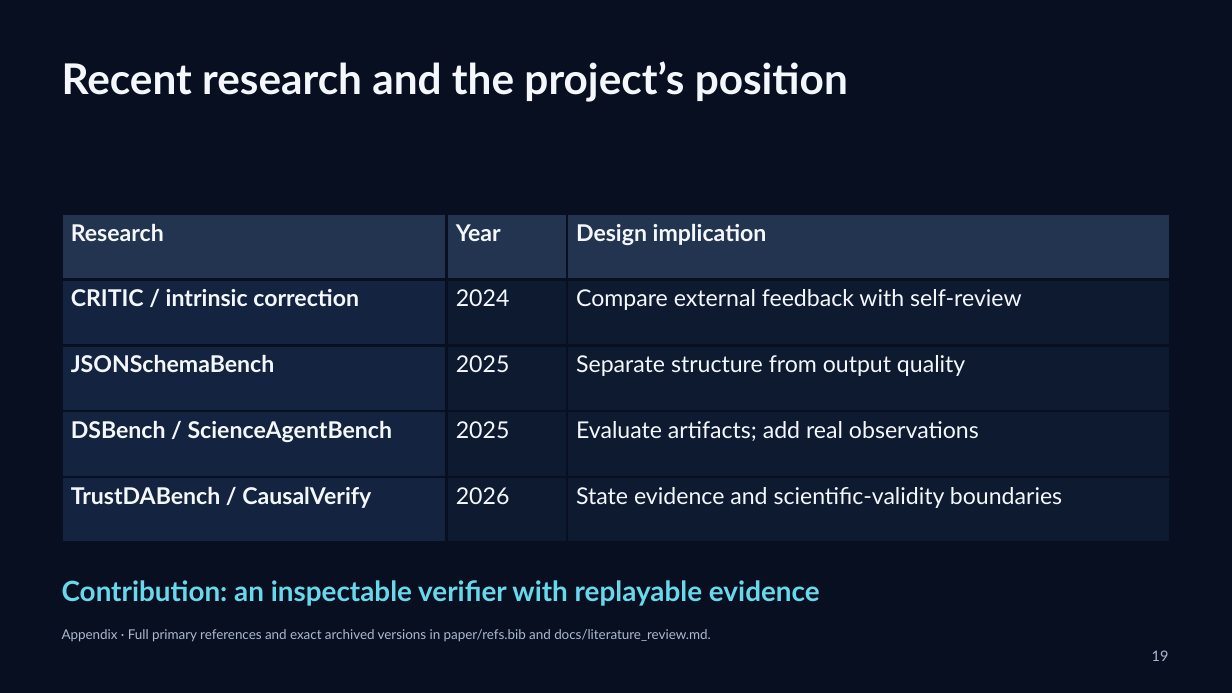
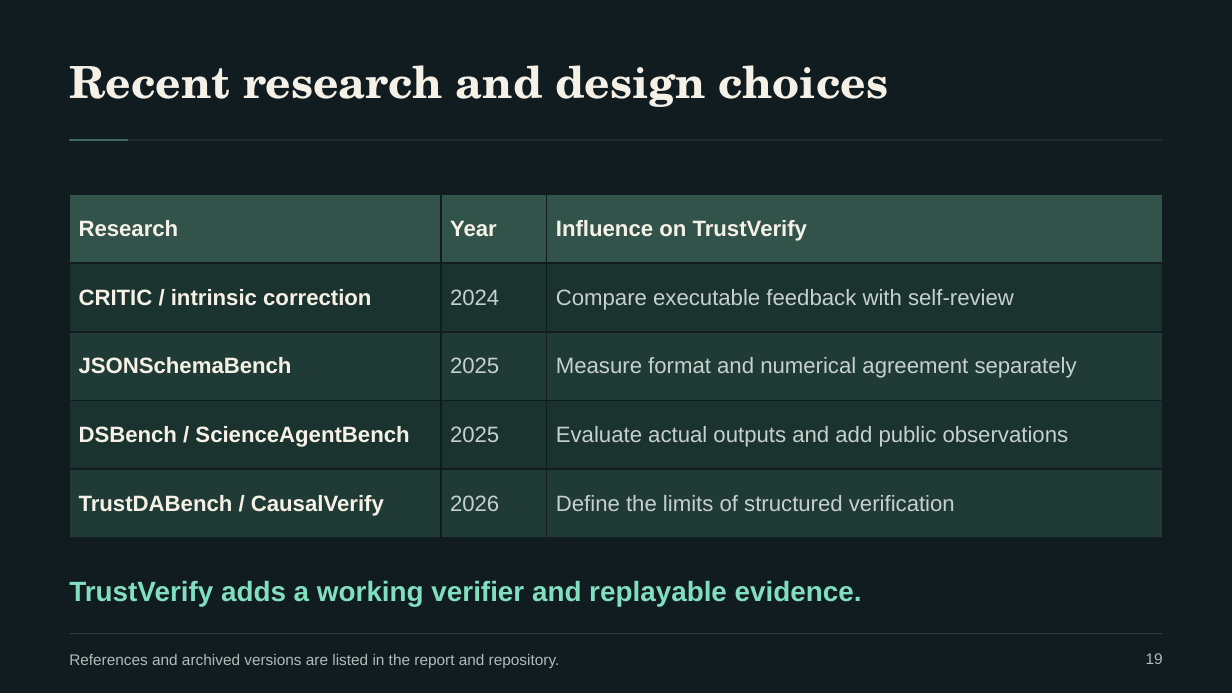
Before and after one commit to naazzarov/trustverify-ai-analysis, a slide deck: slide 19 of presentation/TrustVerify-Dark-Defense.pptx. Drawn at 1232x693 pixels with LibreOffice and Linux fonts; fonts in the diff are those of the drawing. Boxes give left, top, right and bottom in pixels: in the first picture for what was removed or moved away, otherwise in the second. Text is boxed around its words. In the diff, an @@ line names an element or a change of style, - is before the commit and + after.

Commit message:
Redesign TrustVerify defense and link abstract to source evidence

```diff
--- a/presentation/TrustVerify-Dark-Defense.pptx
+++ b/presentation/TrustVerify-Dark-Defense.pptx
@@ background #080F20 to #111C21 @@
@@ text at [69, 65, 889, 107]: text changed; size 33 to 34.5 pt; font Lato to TeX Gyre Schola; text colour #F4F7FC to #F5F1E7 @@
-Recent research and the project’s position
+Recent research and design choices
@@ rectangle added at [69, 140, 1163, 140], fill #354944 @@
@@ rectangle added at [69, 140, 128, 140], fill #81DFC0 @@
@@ table at [69, 194, 1164, 538] @@
-row 1, column 3: Design implication
+row 1, column 3: Influence on TrustVerify
-row 2, column 3: Compare external feedback with self-review
+row 2, column 3: Compare executable feedback with self-review
-row 3, column 3: Separate structure from output quality
+row 3, column 3: Measure format and numerical agreement separately
-row 4, column 3: Evaluate artifacts; add real observations
+row 4, column 3: Evaluate actual outputs and add public observations
-row 5, column 3: State evidence and scientific-validity boundaries
+row 5, column 3: Define the limits of structured verification
@@ fill #233450 to #31534A in row 1 @@
@@ fill #142440 to #1B332F in 2 cells @@
@@ fill #0D1A30 to #1B332F in 4 cells @@
@@ fill #142440 to #203B35 in 2 cells @@
@@ fill #0D1A30 to #203B35 in 4 cells @@
@@ size 18 to 17.2 pt, font Lato to Arial in "Research", "Year", "CRITIC / intrinsic correction", "2024" and 6 more places @@
@@ text colour #F4F7FC to #F5F1E7 in "Research", "Year", "CRITIC / intrinsic correction", "JSONSchemaBench" and 2 more places @@
@@ text colour #F4F7FC to #C6D0CC in "2024", "2025", "2025", "2026" @@
@@ borders changed @@
@@ table: place and size @@
-table at [62, 213, 1171, 543]
+table at [69, 194, 1164, 538]
@@ text at [69, 581, 862, 606]: text changed; font Lato to Arial; text colour #68D8EB to #81DFC0 @@
-Contribution: an inspectable verifier with replayable evidence
+TrustVerify adds a working verifier and replayable evidence.
@@ text at [69, 654, 560, 668]: text changed; size 10.5 to 12 pt; font Lato to Arial; text colour #AAB9D0 to #AEBDB9 @@
-Appendix · Full primary references and exact archived versions in paper/refs.bib and docs/literature_review.md.
+References and archived versions are listed in the report and repository.
@@ rectangle added at [69, 633, 1163, 634], fill #354944 @@
@@ text "19" at [1146, 653, 1163, 664]: size 11.2 to 12 pt, font Lato to Arial, text colour #AAB9D0 to #AEBDB9 @@
```
Also in this commit, not shown: 16 other slides changed, 5 slides added, 5 slides removed, 8 other files.
